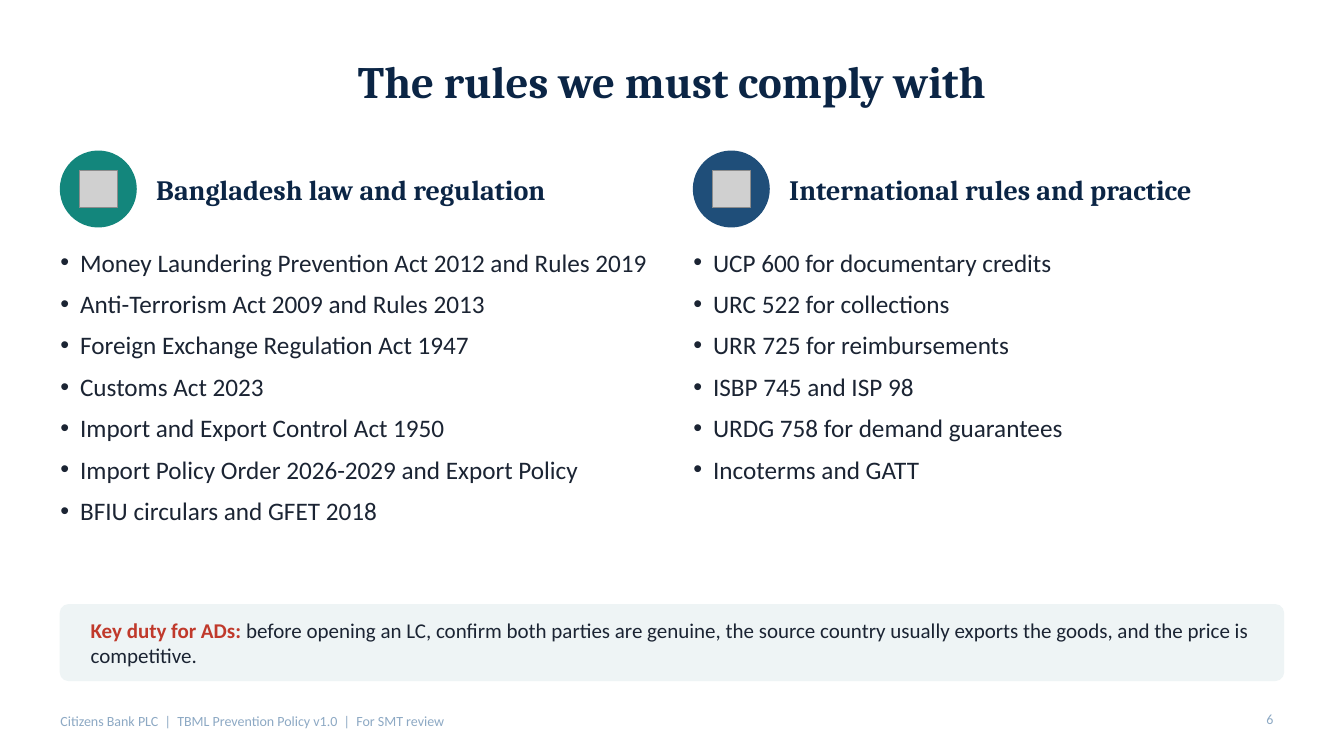
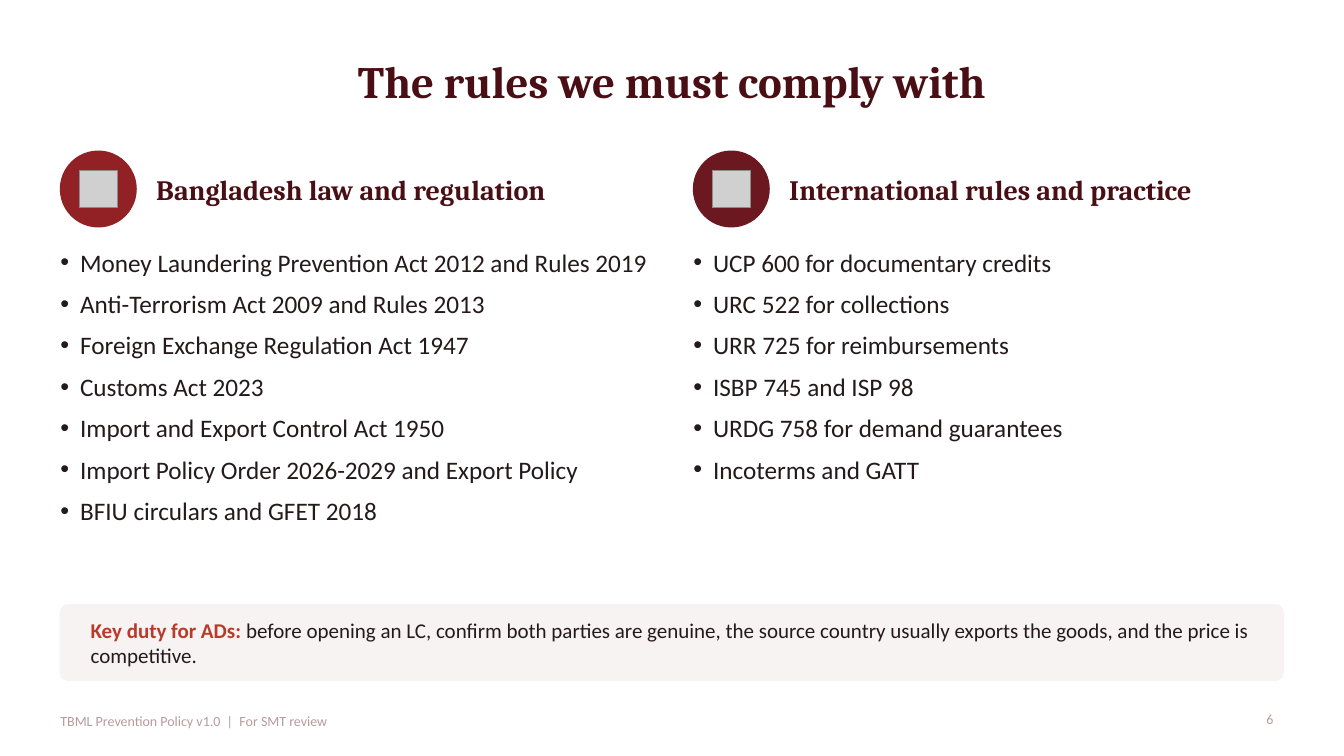
Before and after one commit to Subroto92/Code-check, a slide deck: slide 6 of TBML_Policy_SMT_Presentation.pptx. Drawn at 1344x756 pixels with LibreOffice and Linux fonts; fonts in the diff are those of the drawing; grey boxes stand for pictures; background and template pictures are left out. Boxes give left, top, right and bottom in pixels: in the first picture for what was removed or moved away, otherwise in the second. Text is boxed around its words. In the diff, an @@ line names an element or a change of style, - is before the commit and + after.

```diff
--- a/TBML_Policy_SMT_Presentation.pptx
+++ b/TBML_Policy_SMT_Presentation.pptx
@@ ellipse at bbox=[60, 151, 136, 227]: fill #13867C to #912125; outline #13867C 1 pt to #912125 1 pt @@
@@ ellipse at bbox=[694, 151, 769, 227]: fill #1F4E79 to #6B1820; outline #1F4E79 1 pt to #6B1820 1 pt @@
@@ text colour #0B2545 to #4A0E15 in 3 elements at bbox=[358, 66, 985, 108], bbox=[156, 180, 545, 206], bbox=[789, 180, 1191, 206] @@
@@ text "Money Laundering Prevention Act 2012 ..." at bbox=[80, 254, 646, 520]: text colour #1B2433 to #241A1C @@
@@ text "UCP 600 for documentary credits" at bbox=[713, 254, 1063, 479]: text colour #1B2433 to #241A1C @@
@@ rounded rectangle at bbox=[60, 605, 1284, 681]: fill #EEF4F5 to #F7F3F2; outline #EEF4F5 1 pt to #F7F3F2 1 pt @@
@@ text "Key duty for ADs: before ..." at bbox=[91, 623, 1248, 667]: text colour #C0392B to #B83A2B in "Key duty for ADs:"; text colour #1B2433 to #241A1C in "before opening an LC, confirm both parties ..." @@
@@ text at bbox=[60, 716, 327, 728]: text changed; text colour #8DA9C4 to #B89A9D @@
-Citizens Bank PLC | TBML Prevention Policy v1.0 | For SMT review
+TBML Prevention Policy v1.0 | For SMT review
@@ page number at bbox=[1266, 715, 1273, 724]: text colour #8DA9C4 to #B89A9D @@
```
Also in this commit, not shown: 11 other slides changed.
